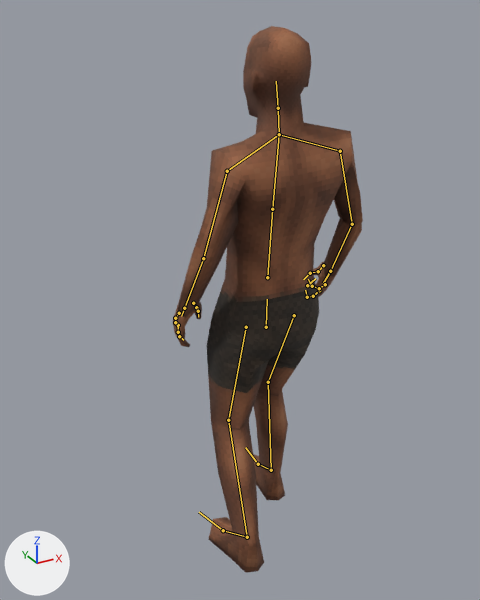
The glTF model assets/models/chartest/chartest.gltf: old version first, new version second.
One viewpoint serves both versions: a 50 mm camera at (-1.042, -1.698, 1.828) aimed at (0.011, 0.217, 0.871). Arrows for +X, +Y and +Z are at lower left; the lights stay in place. The picture after the commit comes second. Both versions are drawn at frame 8 of the action 'jump_land'; the numbers are the values there. The bones that change, and the others that lie on the model, are drawn over the model as lines.

In view in the first picture: 'chartest_body'.
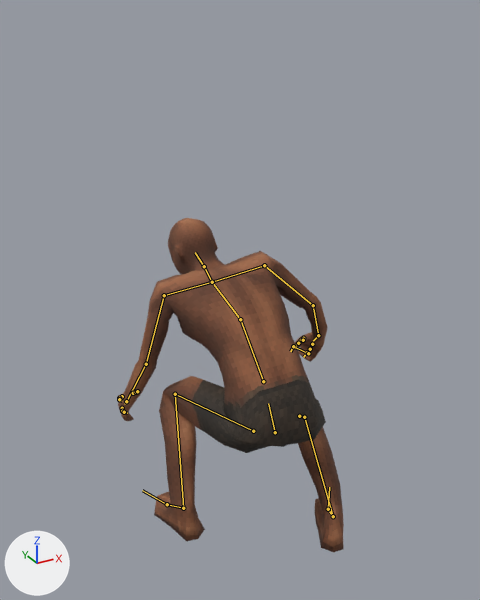
Location of each change, (x1, y1, x2, y2) in pixels of the pictures (480 x 600 px):
'chartest_body', posed (19% wider, 39% shorter)
    before: (173, 26, 363, 573)
    after: (117, 218, 344, 552)
bone 'hips', root to tip
    before: (266, 327) to (267, 299)
    after: (275, 432) to (268, 403)
bone 'spine', root to tip
    before: (267, 277) to (272, 209)
    after: (263, 381) to (240, 319)
bone 'chest', root to tip
    before: (272, 209) to (279, 134)
    after: (240, 319) to (212, 282)
bone 'clavicle.L', root to tip
    before: (279, 134) to (227, 171)
    after: (212, 282) to (164, 295)
bone 'upper_arm.L', root to tip
    before: (227, 171) to (203, 258)
    after: (164, 295) to (146, 364)
bone 'forearm.L', root to tip
    before: (203, 258) to (184, 308)
    after: (146, 364) to (126, 401)
bone 'hand.L', root to tip
    before: (184, 308) to (181, 316)
    after: (126, 401) to (124, 404)
bone 'clavicle.R', root to tip
    before: (279, 134) to (340, 151)
    after: (212, 282) to (264, 265)
bone 'upper_arm.R', root to tip
    before: (340, 151) to (352, 224)
    after: (264, 265) to (313, 305)
bone 'forearm.R', root to tip
    before: (352, 224) to (330, 271)
    after: (313, 305) to (318, 335)
bone 'hand.R', root to tip
    before: (330, 271) to (323, 283)
    after: (318, 335) to (313, 341)
bone 'fingertips.R', root to tip
    before: (313, 296) to (307, 297)
    after: (310, 349) to (307, 352)
bone 'fingers_03_r_035', root to tip
    before: (307, 297) to (305, 290)
    after: (307, 352) to (303, 357)
bone 'index_01_r_030', root to tip
    before: (325, 284) to (319, 288)
    after: (303, 338) to (301, 340)
bone 'index_02_r_031', root to tip
    before: (319, 288) to (312, 286)
    after: (301, 340) to (298, 343)
bone 'index_03_r_032', root to tip
    before: (312, 286) to (308, 279)
    after: (298, 343) to (295, 348)
bone 'thumb.R', root to tip
    before: (323, 265) to (318, 271)
    after: (303, 340) to (298, 343)
bone 'thumb_02_r_028', root to tip
    before: (318, 271) to (310, 273)
    after: (298, 343) to (293, 346)
bone 'thumb_03_r_029', root to tip
    before: (310, 273) to (303, 279)
    after: (293, 346) to (290, 351)
bone 'neck', root to tip
    before: (279, 134) to (278, 108)
    after: (212, 282) to (204, 266)
bone 'head', root to tip
    before: (278, 108) to (276, 81)
    after: (204, 266) to (195, 252)
bone 'thigh.L', root to tip
    before: (246, 327) to (228, 420)
    after: (253, 431) to (175, 394)
bone 'shin.L', root to tip
    before: (228, 420) to (247, 537)
    after: (175, 394) to (183, 508)
bone 'foot.L', root to tip
    before: (247, 537) to (223, 530)
    after: (183, 508) to (167, 504)
bone 'toe.L', root to tip
    before: (223, 530) to (199, 512)
    after: (167, 504) to (142, 490)
bone 'thigh.R', root to tip
    before: (294, 315) to (268, 382)
    after: (299, 416) to (304, 417)
bone 'shin.R', root to tip
    before: (268, 382) to (271, 470)
    after: (304, 417) to (333, 516)
bone 'foot.R', root to tip
    before: (271, 470) to (258, 464)
    after: (333, 516) to (328, 509)
bone 'toe.R', root to tip
    before: (258, 464) to (245, 447)
    after: (328, 509) to (329, 487)

What the commit changed:
Bone 'hips' (bone_hips) moves from (0.0, -0.039, 0.04) to (0.011, -0.4, -0.05).
Bone 'hips' (bone_hips) turns from (0, 0, 0) to (27, 0, 0) degrees about its own x, y and z.
Bone 'spine' (bone_spine) turns from (2, 0, 0) to (25, 0, 0) degrees about its own x, y and z.
Bone 'chest' (bone_chest) turns from (1, 0, 0) to (30, 0, 0) degrees about its own x, y and z.
Bone 'clavicle.L' (bone_clavicle_l) turns from (-2, 0, -1) to (6, 0, 15) degrees about its own x, y and z.
Bone 'upper_arm.L' (bone_upper_arm_l) turns from (10, 26, -19) to (62, 8, 23) degrees about its own x, y and z.
Bone 'forearm.L' (bone_forearm_l) turns from (4, -15, -8) to (-28, -65, 53) degrees about its own x, y and z.
Bone 'hand.L' (bone_hand_l) turns from (3, 2, 3) to (19, -3, -7) degrees about its own x, y and z.
Bone 'clavicle.R' (bone_clavicle_r) turns from (-4, -1, -4) to (-14, 15, -3) degrees about its own x, y and z.
Bone 'upper_arm.R' (bone_upper_arm_r) turns from (14, -26, 22) to (52, -12, -14) degrees about its own x, y and z.
Bone 'forearm.R' (bone_forearm_r) turns from (-4, 104, 4) to (11, 44, -8) degrees about its own x, y and z.
Bone 'hand.R' (bone_hand_r) turns from (-12, -2, -5) to (21, -4, 5) degrees about its own x, y and z.
Bone 'fingertips.R' (bone_fingertips_r) turns from (20, 1, 3) to (0, 0, 0) degrees about its own x, y and z.
Bone 'fingers_03_r_035' (bone_fingers_03_r_035) turns from (72, 0, 12) to (0, 0, 0) degrees about its own x, y and z.
Bone 'index_01_r_030' (bone_index_01_r_030) turns from (26, 4, -1) to (0, 0, 0) degrees about its own x, y and z.
Bone 'index_02_r_031' (bone_index_02_r_031) turns from (32, 4, -3) to (0, 0, 0) degrees about its own x, y and z.
Bone 'index_03_r_032' (bone_index_03_r_032) turns from (29, 3, -3) to (0, 0, 0) degrees about its own x, y and z.
Bone 'thumb.R' (bone_thumb_r) turns from (-29, 4, -4) to (0, 0, 0) degrees about its own x, y and z.
Bone 'thumb_02_r_028' (bone_thumb_02_r_028) turns from (9, 8, 30) to (0, 0, 0) degrees about its own x, y and z.
Bone 'thumb_03_r_029' (bone_thumb_03_r_029) turns from (-4, -2, -32) to (0, 0, 0) degrees about its own x, y and z.
Bone 'neck' (bone_neck) turns from (-1, 0, 0) to (-29, 0, 0) degrees about its own x, y and z.
Bone 'head' (bone_head) turns from (0, 0, 0) to (-5, 7, -7) degrees about its own x, y and z.
Bone 'thigh.L' (bone_thigh_l) turns from (-7, 0, 5) to (-103, -19, -2) degrees about its own x, y and z.
Bone 'shin.L' (bone_shin_l) turns from (26, -1, -3) to (97, -1, -4) degrees about its own x, y and z.
Bone 'foot.L' (bone_foot_l) turns from (18, -1, -1) to (15, -6, -26) degrees about its own x, y and z.
Bone 'toe.L' (bone_toe_l) turns from (0, 0, 0) to (4, 2, 8) degrees about its own x, y and z.
Bone 'thigh.R' (bone_thigh_r) turns from (-23, -1, -4) to (-70, 31, 0) degrees about its own x, y and z.
Bone 'shin.R' (bone_shin_r) turns from (17, 2, 3) to (105, 1, 4) degrees about its own x, y and z.
Bone 'foot.R' (bone_foot_r) turns from (-6, -2, -1) to (51, 2, 24) degrees about its own x, y and z.
Bone 'toe.R' (bone_toe_r) turns from (0, 0, 0) to (4, -2, -8) degrees about its own x, y and z.
